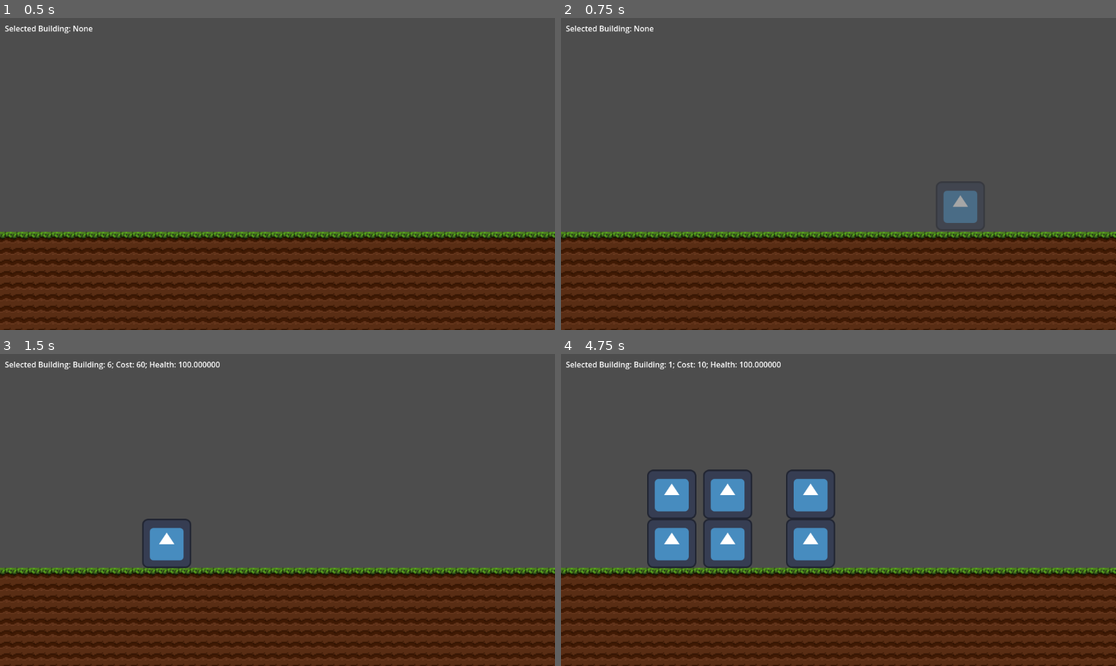
Above: before the commit, frames 1-4 (two rows, left to right).
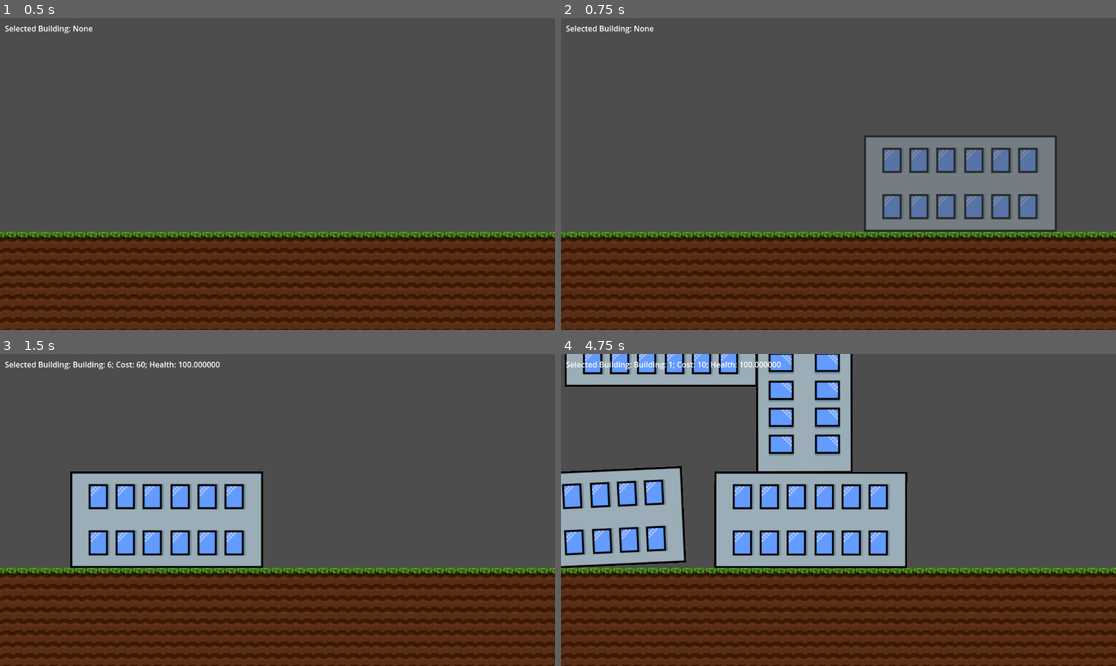
Above: after the commit, the same moments.

Repository: WitherKNyx/JengaStacking
Game: Godot game, scene res://scenes/game_world.tscn
Same seed, same stepped clock (60 frames per second), same inputs: the game is played once before the commit and once after it. The engine's default icon, where the game draws it, is replaced by a stand-in: a white triangle on a blue panel in a dark square.
Inputs (mouse positions are in pixels of both pictures, inside the frame that each line leads up to):
- Up to frame 1 (0.5 s): no input
- Up to frame 2 (0.75 s): tap Enter at 0.5 s; move the mouse to (960, 158) at 0.52 s; press the mouse at (960, 158) at 0.53 s
- Up to frame 3 (1.5 s): tap Space at 1.25 s; move the mouse to (166, 525) at 1.27 s; release the mouse at (166, 525) at 1.28 s; tap Mouse wheel down (cycle_select_down) at 1.35 s
- Up to frame 4 (4.75 s): click (727, 525) at 1.55 s; move the mouse to (894, 441) at 2.02 s; press the mouse at (894, 441) at 2.03 s; tap Mouse wheel up (cycle_select_up) at 2.1 s; tap Enter at 2.75 s; move the mouse to (810, 572) at 2.77 s; release the mouse at (810, 572) at 2.78 s; right-click (810, 572) at 2.85 s; click (810, 572) at 3.05 s; move the mouse to (1005, 556) at 3.52 s; press the mouse at (1005, 556) at 3.53 s; move the mouse to (672, 463) at 4.27 s; release the mouse at (672, 463) at 4.28 s; click (672, 463) at 4.35 s

Frame 1 is identical in both runs. In frame 2, 10% of the frame differs, in the area x 54-90%, y 37-69%; in frame 3, 11%; in frame 4, 28%, in the area x 0-63%, y 0-69%.

Commit message:
zoe brnacgh# Please enter the commit message for your changes. Lines starting

Diff:
--- /dev/null
+++ b/scenes/rectangle.tscn
@@ -0,0 +1,13 @@
+[gd_scene load_steps=2 format=3 uid="uid://cbvw8qtmgo3cx"]
+
+[ext_resource type="Texture2D" uid="uid://ddhivdorjqtit" path="res://textures/building_rectangle.png" id="1_56svc"]
+
+[node name="Square" type="RigidBody2D"]
+
+[node name="Squarite" type="Sprite2D" parent="."]
+texture = ExtResource("1_56svc")
+
+[node name="CollisionPolygon2D" type="CollisionPolygon2D" parent="."]
+position = Vector2(1.7345e-05, 1.27554e-05)
+scale = Vector2(1.54297, 0.78125)
+polygon = PackedVector2Array(-64, -64, 64, -64, 64, 64, -64, 64)
--- /dev/null
+++ b/scenes/rectangle_2.tscn
@@ -0,0 +1,14 @@
+[gd_scene load_steps=2 format=3 uid="uid://chfxw57xipc3m"]
+
+[ext_resource type="Texture2D" uid="uid://ddhivdorjqtit" path="res://textures/building_rectangle.png" id="1_np51g"]
+
+[node name="Square2" type="CharacterBody2D"]
+
+[node name="Squarite" type="Sprite2D" parent="."]
+modulate = Color(1, 1, 1, 0.501961)
+texture = ExtResource("1_np51g")
+
+[node name="CollisionPolygon2D" type="CollisionPolygon2D" parent="."]
+position = Vector2(1.06692e-05, -2.20537e-06)
+scale = Vector2(1.59274, 0.796371)
+polygon = PackedVector2Array(-62, -62, 62, -62, 62, 62, -62, 62)
--- a/scenes/square.tscn
+++ b/scenes/square.tscn
@@ -1,13 +1,13 @@
 [gd_scene load_steps=2 format=3 uid="uid://klxqy4ogpg3k"]
 
-[ext_resource type="Texture2D" uid="uid://d2x2or0bn0h1f" path="res://textures/icon.svg" id="1_o5556"]
+[ext_resource type="Texture2D" uid="uid://rai0m6jj1no8" path="res://textures/building_square.png" id="1_1y1en"]
 
 [node name="Square" type="RigidBody2D"]
 
 [node name="Squarite" type="Sprite2D" parent="."]
-scale = Vector2(0.4, 0.4)
-texture = ExtResource("1_o5556")
+texture = ExtResource("1_1y1en")
 
 [node name="CollisionPolygon2D" type="CollisionPolygon2D" parent="."]
-scale = Vector2(0.4, 0.4)
+position = Vector2(-1.07288e-05, -4.17233e-07)
+scale = Vector2(0.78125, 0.78125)
 polygon = PackedVector2Array(-64, -64, 64, -64, 64, 64, -64, 64)
--- a/scenes/square_2.tscn
+++ b/scenes/square_2.tscn
@@ -1,14 +1,12 @@
 [gd_scene load_steps=2 format=3 uid="uid://ckrlkdcgtf6i4"]
 
-[ext_resource type="Texture2D" uid="uid://d2x2or0bn0h1f" path="res://textures/icon.svg" id="1_k3ibj"]
+[ext_resource type="Texture2D" uid="uid://rai0m6jj1no8" path="res://textures/building_square.png" id="1_s3ouc"]
 
 [node name="Square2" type="CharacterBody2D"]
-scale = Vector2(0.5, 0.5)
 
 [node name="Squarite" type="Sprite2D" parent="."]
 modulate = Color(1, 1, 1, 0.501961)
-scale = Vector2(0.8, 0.8)
-texture = ExtResource("1_k3ibj")
+texture = ExtResource("1_s3ouc")
 
 [node name="CollisionPolygon2D" type="CollisionPolygon2D" parent="."]
 scale = Vector2(0.8, 0.8)
--- a/scripts/shape_controller.gd
+++ b/scripts/shape_controller.gd
@@ -12,7 +12,7 @@
 
 	if event.is_action_released("place_building") and shape_instance != null:
 		placing = false
-		var shape_to_place: Resource = load("res://scenes/square.tscn")
+		var shape_to_place: Resource = load("res://scenes/rectangle.tscn")
 		var shape_pos: Vector2 = shape_instance.global_position
 		shape_instance.queue_free()
 		shape_instance = null
@@ -25,9 +25,10 @@
 		update_shape_pos()
 
 func placing_shape() -> void:
-	var shape_to_place: Resource = load("res://scenes/square_2.tscn")
+	var shape_to_place: Resource = load("res://scenes/rectangle_2.tscn")
 	shape_instance = shape_to_place.instantiate()
 	shape_instance.global_position = shape_init_pos()
+	shape_instance.visible = false
 	add_child(shape_instance)
 
 func shape_init_pos() -> Vector2:
@@ -39,4 +40,6 @@
 func update_shape_pos() -> void:
 	if (shape_instance != null):
 		shape_instance.global_position = shape_init_pos()
-		shape_instance.move_and_collide(Vector2(0, 2000))
+		var collision = shape_instance.move_and_collide(Vector2(0, 2000))
+		if collision:
+			shape_instance.visible = true
--- a/shapes/Pentagon.tscn
+++ /dev/null
@@ -1,4 +0,0 @@
-[gd_scene format=3 uid="uid://bjn8xaetjw5mg"]
-
-[node name="CollisionPolygon2D" type="CollisionPolygon2D"]
-polygon = PackedVector2Array(0, 0, 20, 0, 20, 20, 0, 20)
--- a/shapes/Rectangle.tscn
+++ /dev/null
@@ -1,4 +0,0 @@
-[gd_scene format=3 uid="uid://dar30hwk1b540"]
-
-[node name="CollisionPolygon2D" type="CollisionPolygon2D"]
-polygon = PackedVector2Array(0, 0, 20, 0, 20, 20, 0, 20)
--- a/shapes/Square.tscn
+++ /dev/null
@@ -1,4 +0,0 @@
-[gd_scene format=3 uid="uid://uax7riuea6pt"]
-
-[node name="CollisionPolygon2D" type="CollisionPolygon2D"]
-polygon = PackedVector2Array(-20, 0, 0, -15, 20, 0, 11, 21, -11, 21)
Not shown: 1 places in scenes/game_world.tscn that only renumber resources
Binary file added: textures/building_rectangle.aseprite
Binary file added: textures/building_rectangle.png
Not shown, added: textures/building_rectangle.png.import
Binary file added: textures/building_square.aseprite
Binary file added: textures/building_square.png
Not shown, added: textures/building_square.png.import
